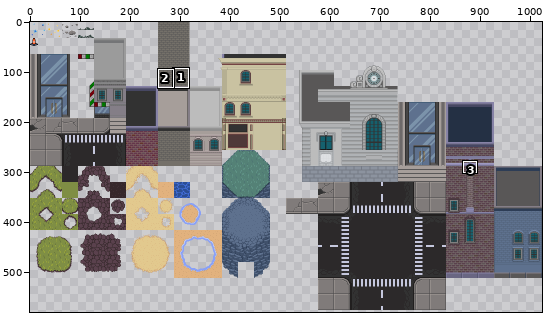
Sprite sheet, stored at sprites/tilesets/test_set_2.png. The picture above shows the old version from afar; the outline marks the close-up.
Close-up. The starting point:
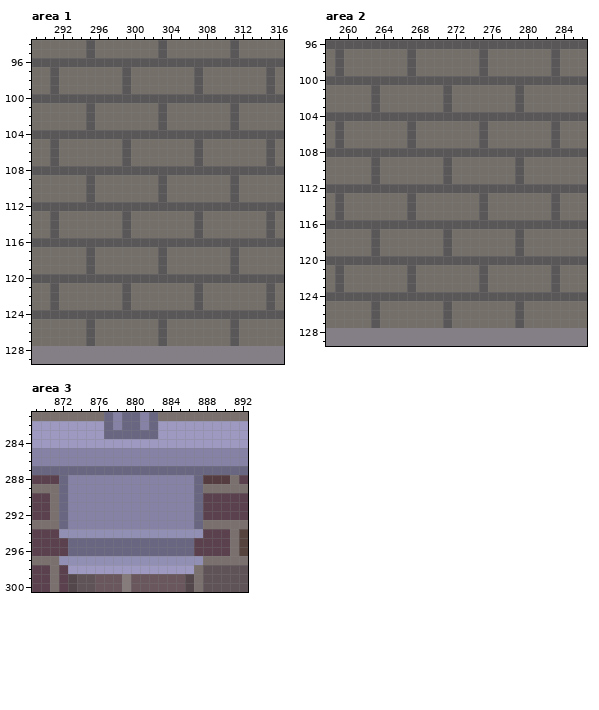
The file is 1024x1024 pixels. Colours within 5 levels of each other are drawn and written as one. Shown: area 1: x 289..316, y 94..129; area 2: x 258..286, y 96..129; area 3: x 869..892, y 281..300. The wide view leaves out empty margins. The commit also changed other parts of the picture, which this record leaves out.
New version:
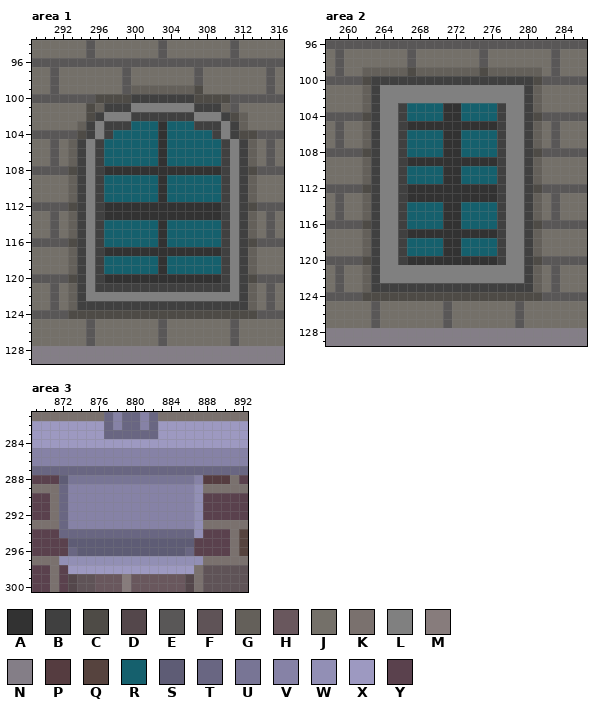
Palette (. is transparent): A #323232  B #404040  C #4e4b46  D #54474b  E #595757  F #5f5357  G #64605a  H #69575d  J #747069  K #7a716e  L #808080  M #877c7c  N #847e87  P #553c40  Q #56433e  R #15606d  S #5e5c75  T #696682  U #787595  V #8682a6  W #928fb5  X #9d99c1  Y #5a414d
The exact change:
Area 1:
y 99: x 300..307 JJJJJJJE -> GGGGGGGC
y 100: x 296..310 EEEEEEEEEEEEEEE -> CCCCBBBBBBBCCCC
y 101: x 295..310 EJJJJJJJEJJJJJJJ -> CGBBBLLLLLLLBBBG
y 102: x 295..312 EJJJJJJJEJJJJJJJEJ -> CBLLLBBBBBBBLLLBCG
y 103: x 294..312 JEJJJJJJJEJJJJJJJEJ -> GBLBBBRRRARRRBBBLBG
y 104: x 294..313 EEEEEEEEEEEEEEEEEEEE -> CBLBRRRRRARRRRRBLBCC
y 105..107: x 293..313 JJJJJJEJJJJJJJEJJJJJJ -> GBLBRRRRRRARRRRRRBLBG
y 108: x 293..313 EEEEEEEEEEEEEEEEEEEEE -> CBLBAAAAAAAAAAAAABLBC
y 109..111: x 293..313 JJEJJJJJJJEJJJJJJJEJJ -> GBLBRRRRRRARRRRRRBLBG
y 112: x 293..313 EEEEEEEEEEEEEEEEEEEEE -> CBLBAAAAAAAAAAAAABLBC
y 113: x 293..313 JJJJJJEJJJJJJJEJJJJJJ -> GBLBAAAAAAAAAAAAABLBG
y 114..115: x 293..313 JJJJJJEJJJJJJJEJJJJJJ -> GBLBRRRRRRARRRRRRBLBG
y 116: x 293..313 EEEEEEEEEEEEEEEEEEEEE -> CBLBRRRRRRARRRRRRBLBC
y 117: x 293..313 JJEJJJJJJJEJJJJJJJEJJ -> GBLBAAAAAAAAAAAAABLBG
y 118..119: x 293..313 JJEJJJJJJJEJJJJJJJEJJ -> GBLBRRRRRRARRRRRRBLBG
y 120: x 293..313 EEEEEEEEEEEEEEEEEEEEE -> CBLBAAAAAAAAAAAAABLBC
y 121: x 293..313 JJJJJJEJJJJJJJEJJJJJJ -> GBLBBBBBBBBBBBBBBBLBG
y 122: x 293..313 JJJJJJEJJJJJJJEJJJJJJ -> GBLLLLLLLLLLLLLLLLLBG
y 123: x 293..313 JJJJJJEJJJJJJJEJJJJJJ -> GBBBBBBBBBBBBBBBBBBBG
y 124: x 293..313 EEEEEEEEEEEEEEEEEEEEE -> CCCCCCCCCCCCCCCCCCCCC
Area 2:
y 99: x 262..281 JJJJJEJJJJJJJEJJJJJJ -> GGGGGCGGGGGGGCGGGGGG
y 100: x 262..281 EEEEEEEEEEEEEEEEEEEE -> CBBBBBBBBBBBBBBBBBBC
y 101..102: x 262..281 JEJJJJJJJEJJJJJJJEJJ -> GBLLLLLLLLLLLLLLLLBG
y 103: x 262..281 JEJJJJJJJEJJJJJJJEJJ -> GBLLBRRRRAARRRRBLLBG
y 104: x 262..281 EEEEEEEEEEEEEEEEEEEE -> CBLLBRRRRAARRRRBLLBC
y 105: x 262..281 JJJJJEJJJJJJJEJJJJJJ -> GBLLBAAAAAAAAAABLLBG
y 106..107: x 262..281 JJJJJEJJJJJJJEJJJJJJ -> GBLLBRRRRAARRRRBLLBG
y 108: x 262..281 EEEEEEEEEEEEEEEEEEEE -> CBLLBRRRRAARRRRBLLBC
y 109: x 262..281 JEJJJJJJJEJJJJJJJEJJ -> GBLLBAAAAAAAAAABLLBG
y 110..111: x 262..281 JEJJJJJJJEJJJJJJJEJJ -> GBLLBRRRRAARRRRBLLBG
y 112: x 262..281 EEEEEEEEEEEEEEEEEEEE -> CBLLBAAAAAAAAAABLLBC
y 113: x 262..281 JJJJJEJJJJJJJEJJJJJJ -> GBLLBAAAAAAAAAABLLBG
y 114..115: x 262..281 JJJJJEJJJJJJJEJJJJJJ -> GBLLBRRRRAARRRRBLLBG
y 116: x 262..281 EEEEEEEEEEEEEEEEEEEE -> CBLLBRRRRAARRRRBLLBC
y 117: x 262..281 JEJJJJJJJEJJJJJJJEJJ -> GBLLBAAAAAAAAAABLLBG
y 118..119: x 262..281 JEJJJJJJJEJJJJJJJEJJ -> GBLLBRRRRAARRRRBLLBG
y 120: x 262..281 EEEEEEEEEEEEEEEEEEEE -> CBLLBAAAAAAAAAABLLBC
y 121..122: x 262..281 JJJJJEJJJJJJJEJJJJJJ -> GBLLLLLLLLLLLLLLLLBG
y 123: x 262..281 JJJJJEJJJJJJJEJJJJJJ -> GBBBBBBBBBBBBBBBBBBG
y 124: x 262..281 EEEEEEEEEEEEEEEEEEEE -> CCCCCCCCCCCCCCCCCCCC
Area 3:
y 288: x 872..887 TVVVVVVVVVVVVVVT -> SUUUUUUUUUUUUUUV
y 289..293: x 887 T -> W
y 294: x 872..886 WWWWWWWWWWWWWWW -> TTTTTTTTTTTTTTT
y 295: x 873..886 TTTTTTTTTTTTTT -> SSSSSSSSSSSSSS
y 296: x 874..885 TTTTTTTTTTTT -> SSSSSSSSSSSS
Where, in picture pixels (left, top, right, bottom), the same in both close-ups:
changed: (68, 85, 257, 319)
changed: (362, 67, 542, 301)
changed: (59, 475, 203, 556)
